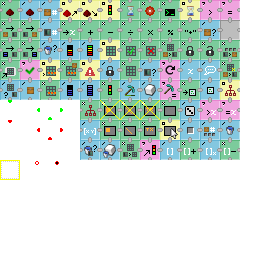
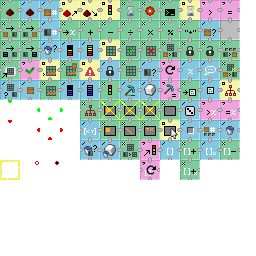
Before/after of a 256 x 256 layered artwork. What changed in the layer stack:
painted on "icons.png" over [140, 160, 200, 180]
